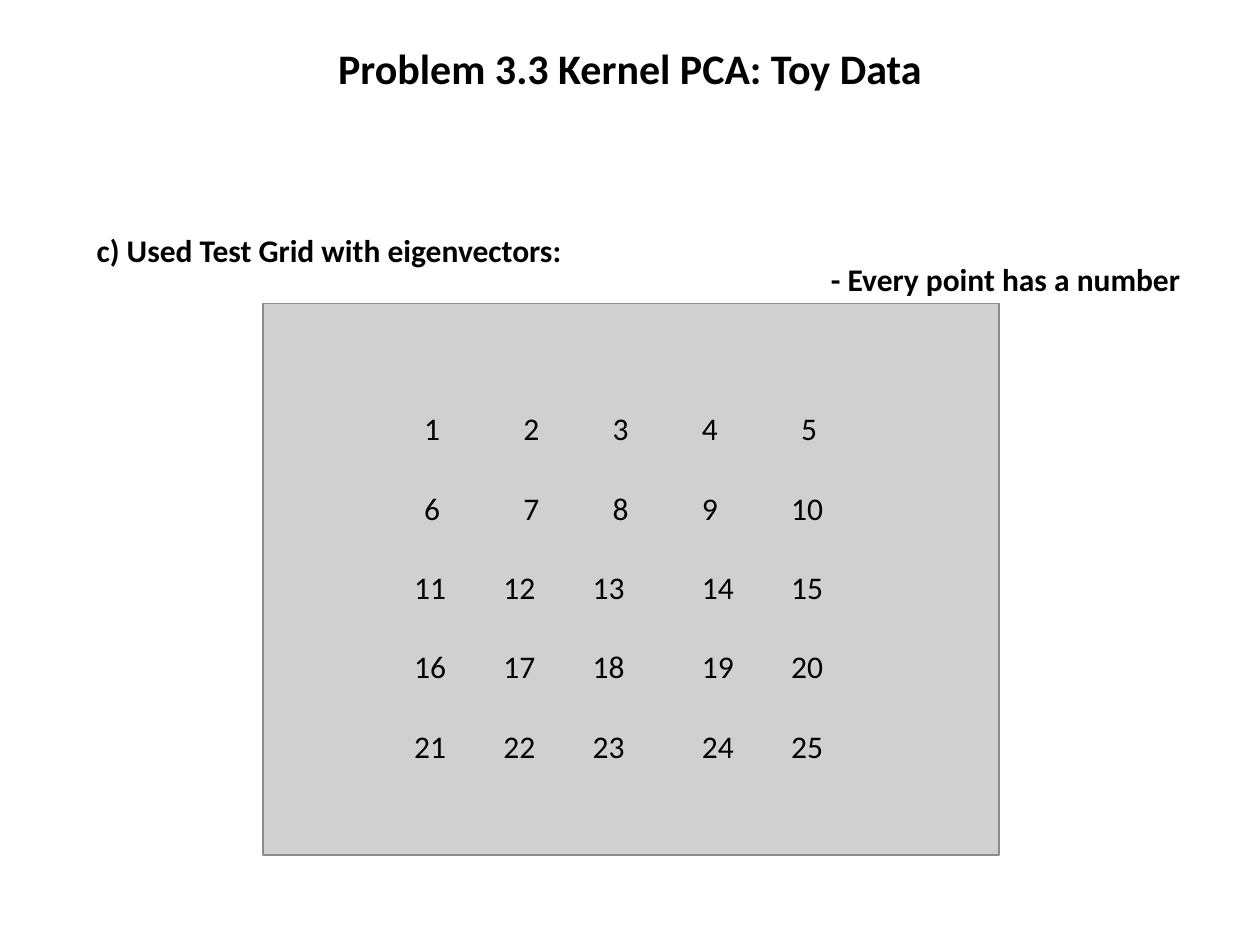
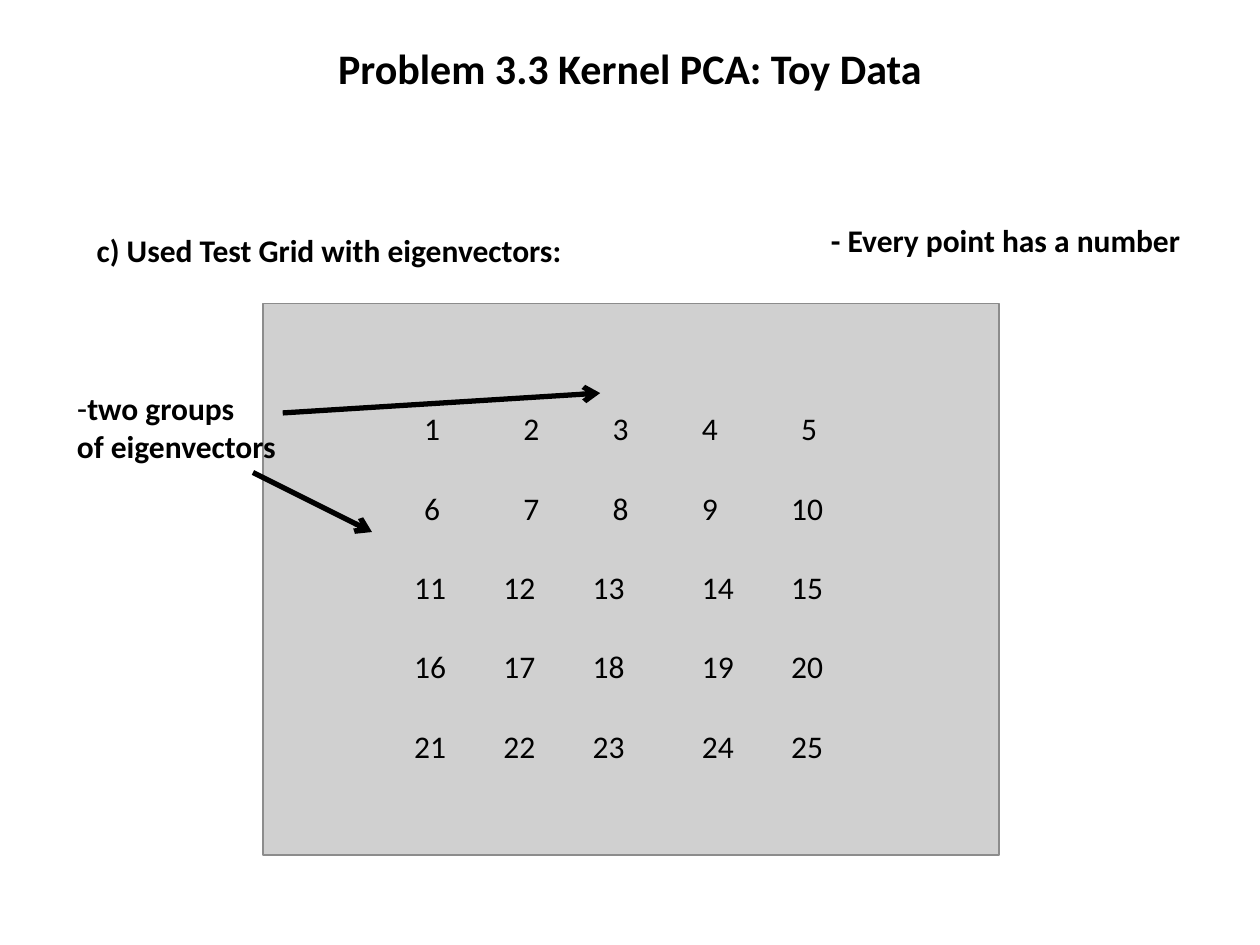
Before and after one commit to tillrohrmann/edu-tub-mi2, a slide deck: slide 17 of exercises/exercise3/Jens/Ergebnisse_Uebung3.pptx. Drawn at 1260x945 pixels with LibreOffice and Linux fonts; fonts in the diff are those of the drawing; grey boxes stand for pictures. Boxes give left, top, right and bottom in pixels: in the first picture for what was removed or moved away, otherwise in the second. Text is boxed around its words. In the diff, an @@ line names an element or a change of style, - is before the commit and + after.

```diff
--- a/exercises/exercise3/Jens/Ergebnisse_Uebung3.pptx
+++ b/exercises/exercise3/Jens/Ergebnisse_Uebung3.pptx
@@ text "- Every point has a ..." moved from (x1=848, y1=269, x2=1180, y2=296) to (x1=848, y1=230, x2=1180, y2=257) @@
@@ text added at (x1=77, y1=400, x2=276, y2=466), 18 pt, text #000000, bold @@
+– two groups
+of eigenvectors
@@ arrow added from (282, 413) to (600, 393), #000000 3 pt @@
@@ arrow added from (253, 472) to (372, 532), #000000 3 pt @@
```
Also in this commit, not shown: 1 other slide changed, 2 other files.
